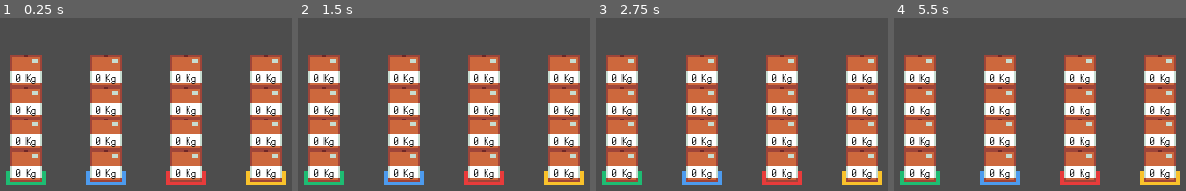
Above: before the commit, frames 1-4 (left to right).
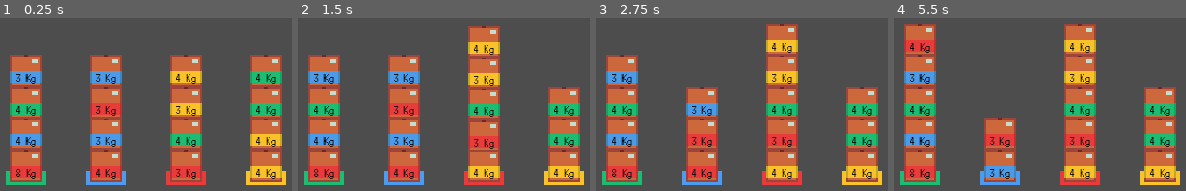
Above: after the commit, the same moments.

Repository: IzaakSantana/market-solutions-game
Game: Godot game, scene res://scenes/levels/level_01.tscn
Same seed, same stepped clock (60 frames per second), same inputs: the game is played once before the commit and once after it. The project has no main scene, so this scene is started directly.
Inputs (mouse positions are in pixels of both pictures, inside the frame that each line leads up to):
- Up to frame 1 (0.25 s): no input
- Up to frame 2 (1.5 s): tap Enter at 0.5 s; move the mouse to (563, 165) at 0.52 s; press the mouse at (563, 165) at 0.53 s; tap Space at 1.25 s; move the mouse to (484, 165) at 1.27 s; release the mouse at (484, 165) at 1.28 s; click (484, 165) at 1.35 s
- Up to frame 3 (2.75 s): tap Enter at 2 s; move the mouse to (701, 165) at 2.02 s; press the mouse at (701, 165) at 2.03 s
- Up to frame 4 (5.5 s): tap Space at 2.75, 4.25 s; move the mouse to (920, 133) at 2.77 s; release the mouse at (920, 133) at 2.78 s; click (920, 133) at 2.85 s; tap Enter at 3.5 s; move the mouse to (920, 102) at 3.52 s; press the mouse at (920, 102) at 3.53 s; move the mouse to (920, 71) at 4.27 s; release the mouse at (920, 71) at 4.28 s; click (920, 71) at 4.35 s; move the mouse to (999, 133) at 5.02 s; press the mouse at (999, 133) at 5.03 s

The runs differ from the first frame. In frame 1, 12% of the frame differs, in the area x 3-97%, y 30-93%; in frame 2, 16%; in frame 3, 17%; in frame 4, 20%, in the area x 3-97%, y 3-93%.

Commit message:
Main game funcionality working
Now the game detects when all the boxes are organized by color.
It still can't detect the right order based on weight

Diff:
--- a/scenes/levels/level_01.tscn
+++ b/scenes/levels/level_01.tscn
@@ -1,10 +1,13 @@
-[gd_scene load_steps=4 format=3 uid="uid://doasfjrxgkcb7"]
+[gd_scene load_steps=6 format=3 uid="uid://doasfjrxgkcb7"]
 
 [ext_resource type="PackedScene" uid="uid://dqlaha5akt0u1" path="res://scenes/objetcs/Level_01/sample_box.tscn" id="1_n0ioo"]
+[ext_resource type="Script" path="res://scripts/level_01/game_logic.gd" id="1_rlwcb"]
 [ext_resource type="PackedScene" uid="uid://h2m12s5inyax" path="res://scenes/objetcs/Level_01/marker.tscn" id="2_m75eq"]
 [ext_resource type="PackedScene" uid="uid://3j8t6m122468" path="res://scenes/objetcs/Level_01/physics_floor.tscn" id="3_l1vsm"]
+[ext_resource type="PackedScene" uid="uid://drxmtd0d6xurm" path="res://scenes/objetcs/Level_01/world_border.tscn" id="4_i4woa"]
 
 [node name="Main" type="Node"]
+script = ExtResource("1_rlwcb")
 
 [node name="Box" parent="." instance=ExtResource("1_n0ioo")]
 position = Vector2(220, 141)
@@ -59,21 +62,36 @@
 modulate = Color(0.117647, 0.737255, 0.45098, 1)
 z_index = -1
 position = Vector2(100, 141)
+color = "green"
 
 [node name="BlueMarker" parent="." instance=ExtResource("2_m75eq")]
 modulate = Color(0.301961, 0.607843, 0.933333, 1)
 z_index = -1
 position = Vector2(140, 141)
+color = "blue"
 
 [node name="RedMarker" parent="." instance=ExtResource("2_m75eq")]
 modulate = Color(0.909804, 0.231373, 0.231373, 1)
 z_index = -1
 position = Vector2(180, 141)
+color = "red"
 
 [node name="YellowMarker" parent="." instance=ExtResource("2_m75eq")]
 modulate = Color(0.976471, 0.760784, 0.168627, 1)
 z_index = -1
 position = Vector2(220, 141)
+color = "yellow"
 
 [node name="PhysicsFloor" parent="." instance=ExtResource("3_l1vsm")]
-position = Vector2(0, 151)
+position = Vector2(0, 1)
+metadata/_edit_horizontal_guides_ = [31.0]
+
+[node name="BoxRespawn" type="Marker2D" parent="."]
+position = Vector2(41, 93)
+
+[node name="WorldBorder" parent="." instance=ExtResource("4_i4woa")]
+
+[connection signal="boxes_ordered" from="GreenMarker" to="." method="_on_boxes_ordered"]
+[connection signal="boxes_ordered" from="BlueMarker" to="." method="_on_boxes_ordered"]
+[connection signal="boxes_ordered" from="RedMarker" to="." method="_on_boxes_ordered"]
+[connection signal="boxes_ordered" from="YellowMarker" to="." method="_on_boxes_ordered"]
--- a/scenes/objetcs/Level_01/marker.tscn
+++ b/scenes/objetcs/Level_01/marker.tscn
@@ -4,7 +4,7 @@
 [ext_resource type="Script" path="res://scripts/level_01/objects/marker.gd" id="1_mlo6q"]
 
 [sub_resource type="RectangleShape2D" id="RectangleShape2D_xm0in"]
-size = Vector2(32, 128)
+size = Vector2(40, 138)
 
 [node name="Marker" type="Node2D" groups=["markers"]]
 script = ExtResource("1_mlo6q")
@@ -15,7 +15,7 @@
 [node name="Area" type="Area2D" parent="."]
 
 [node name="CollisionShape2D" type="CollisionShape2D" parent="Area"]
-position = Vector2(0, -24)
+position = Vector2(0, -24.5)
 scale = Vector2(0.5, 0.5)
 shape = SubResource("RectangleShape2D_xm0in")
 
--- a/scenes/objetcs/Level_01/physics_floor.tscn
+++ b/scenes/objetcs/Level_01/physics_floor.tscn
@@ -1,10 +1,31 @@
-[gd_scene load_steps=2 format=3 uid="uid://3j8t6m122468"]
+[gd_scene load_steps=3 format=3 uid="uid://3j8t6m122468"]
 
 [sub_resource type="RectangleShape2D" id="RectangleShape2D_ddrpj"]
-size = Vector2(320, 4)
+size = Vector2(320, 32)
+
+[sub_resource type="WorldBoundaryShape2D" id="WorldBoundaryShape2D_rb5oy"]
+normal = Vector2(1, 0)
 
 [node name="PhysicsFloor" type="StaticBody2D"]
 
 [node name="CollisionShape2D" type="CollisionShape2D" parent="."]
-position = Vector2(160, 0)
+position = Vector2(160, 164)
 shape = SubResource("RectangleShape2D_ddrpj")
+
+[node name="CollisionShape2D2" type="CollisionShape2D" parent="."]
+visible = false
+position = Vector2(-2, 91)
+rotation = -0.00105962
+shape = SubResource("WorldBoundaryShape2D_rb5oy")
+
+[node name="CollisionShape2D3" type="CollisionShape2D" parent="."]
+visible = false
+position = Vector2(158, -2)
+rotation = 1.56986
+shape = SubResource("WorldBoundaryShape2D_rb5oy")
+
+[node name="CollisionShape2D4" type="CollisionShape2D" parent="."]
+visible = false
+position = Vector2(323, 91)
+rotation = 3.14361
+shape = SubResource("WorldBoundaryShape2D_rb5oy")
--- a/scenes/objetcs/Level_01/sample_box.tscn
+++ b/scenes/objetcs/Level_01/sample_box.tscn
@@ -1,6 +1,6 @@
 [gd_scene load_steps=6 format=3 uid="uid://dqlaha5akt0u1"]
 
-[ext_resource type="Script" path="res://scripts/objects/box_holder.gd" id="2_3o6ba"]
+[ext_resource type="Script" path="res://scripts/level_01/objects/box_holder.gd" id="1_qr42y"]
 [ext_resource type="Texture2D" uid="uid://bgokv70rfvg0t" path="res://assets/sprites/box.png" id="2_kvq4s"]
 [ext_resource type="Texture2D" uid="uid://docxe4j7sq2cw" path="res://assets/sprites/box_marker.png" id="3_847lx"]
 [ext_resource type="Texture2D" uid="uid://2vawfmbs6lyc" path="res://assets/sprites/alert.png" id="4_b1ru4"]
@@ -8,10 +8,11 @@
 [sub_resource type="RectangleShape2D" id="RectangleShape2D_k4m7v"]
 size = Vector2(16, 16)
 
-[node name="Box" type="RigidBody2D"]
+[node name="Box" type="RigidBody2D" groups=["boxes"]]
 input_pickable = true
 lock_rotation = true
-script = ExtResource("2_3o6ba")
+freeze_mode = 1
+script = ExtResource("1_qr42y")
 
 [node name="Sprite" type="Sprite2D" parent="."]
 texture_filter = 1
@@ -40,5 +41,9 @@
 visible = false
 shape = SubResource("RectangleShape2D_k4m7v")
 
+[node name="VisibleOnScreenNotifier2D" type="VisibleOnScreenNotifier2D" parent="."]
+scale = Vector2(0.8, 0.8)
+
 [connection signal="mouse_entered" from="." to="." method="_on_mouse_entered"]
 [connection signal="mouse_exited" from="." to="." method="_on_mouse_exited"]
+[connection signal="screen_exited" from="VisibleOnScreenNotifier2D" to="." method="_on_screen_exited"]
--- /dev/null
+++ b/scripts/level_01/game_logic.gd
@@ -0,0 +1,30 @@
+extends Node
+
+var boxes = []
+var markers = []
+
+func _ready():
+	boxes = get_tree().get_nodes_in_group("boxes")
+	markers = get_tree().get_nodes_in_group("markers")
+
+	for marker in markers:
+		marker.boxes_ordered.connect(_on_boxes_ordered)
+
+
+func _process(delta):
+	pass
+
+
+func _on_boxes_ordered():
+	print('boxes ordered')
+	if markers.all(check_markers):
+		boxes.any(paint_boxes)
+
+
+func paint_boxes(box):
+	print("painting boxes")
+	box.get_node("Marker").modulate = Color(1, 1, 1)
+
+
+func check_markers(marker):
+	return marker.has_right_boxes
--- a/scripts/level_01/objects/box_holder.gd
+++ b/scripts/level_01/objects/box_holder.gd
@@ -3,23 +3,36 @@
 var number_generator = RandomNumberGenerator.new()
 var min_weight = 3
 var max_weight = 4
-@export var weight = number_generator.randi_range(min_weight, max_weight)
+
 var mouse_in = false
 var being_held = false
+var change_state = false
+var stopped = true
 var box_respawn_pos: Vector2
+var new_pos: Vector2
+var random_color_data = {}
+
+@export var weight = number_generator.randi_range(min_weight, max_weight)
+@export var color = "white"
 
 func _ready():
-	$Marker.modulate = GlobalVariables.random_box_color()
+	random_color_data = GlobalVariables.random_box_color()
+	color = random_color_data.name
+	$Marker.modulate = random_color_data.color
 	$Weight.text = str(weight) + " Kg"
 	box_respawn_pos = get_node("../BoxRespawn").position
+	mass = weight
 
 
-# Called every frame. 'delta' is the elapsed time since the previous frame.
+
 func _process(delta):
+
 	if Input.is_action_pressed('left_click') and mouse_in:
 
 		if can_hold_box():
 			freeze = true
+			collision_layer = 2
+			z_index = 1
 			GlobalVariables.box_held = true
 			being_held = true
 
@@ -29,11 +42,21 @@
 			position = get_global_mouse_position()
 
 	if Input.is_action_just_released("left_click"):
-
 		freeze = false
+		collision_layer = 1
+		z_index = 0
 		GlobalVariables.box_held = false
 		being_held = false
+
+
 		pointing_cursor()
+
+
+func _integrate_forces(state):
+	if change_state:
+		state.transform = Transform2D(0.0, new_pos)
+		change_state = false
+
 
 
 func defult_cursor():
@@ -62,7 +85,7 @@
 	defult_cursor()
 
 
-#func _on_screen_exited():
-#	freeze = true
-#	position = box_respawn_pos
-#	freeze = false
+func _on_screen_exited():
+	new_pos.x = box_respawn_pos.x
+	new_pos.y = box_respawn_pos.y
+	change_state = true
--- a/scripts/level_01/objects/marker.gd
+++ b/scripts/level_01/objects/marker.gd
@@ -1,11 +1,40 @@
 extends Node2D
 
+signal boxes_ordered
 
-# Called when the node enters the scene tree for the first time.
-func _ready():
-	pass # Replace with function body.
+@export var color = "white"
+var boxes = []
+var has_right_boxes = false
+var check_var = true
 
 
-# Called every frame. 'delta' is the elapsed time since the previous frame.
 func _process(delta):
-	pass
+	if check_var and has_right_boxes:
+		boxes_ordered.emit()
+		check_var = false
+
+
+func _on_body_entered(body):
+	if body.is_in_group("boxes") and boxes.size() < 4:
+
+		boxes.append(body)
+		body.new_pos.x = global_position.x
+		body.new_pos.y = body.global_position.y
+		body.change_state = true
+
+	if boxes.size() == 4:
+
+		has_right_boxes = boxes.all(check_boxes)
+
+
+
+func _on_body_exited(body):
+	boxes.erase(body)
+
+	if has_right_boxes:
+		has_right_boxes = false
+
+
+func check_boxes(box):
+
+	return box.color == color
--- a/utils/global_variables.gd
+++ b/utils/global_variables.gd
@@ -31,10 +31,10 @@
 
 var box_setup = {
 	colors = [
-		colors.blue,
-		colors.red,
-		colors.green,
-		colors.yellow
+		{name = "blue", color = colors.blue},
+		{name = "red" , color = colors.red},
+		{name = "green", color = colors.green},
+		{name = "yellow", color =colors.yellow}
 	],
 	colors_to_use = []
 }
@@ -42,9 +42,9 @@
 
 func random_box_color():
 
-	var color = box_setup.colors_to_use.pop_front()
+	var color_data = box_setup.colors_to_use.pop_front()
 
-	return color
+	return color_data
 
 
 func _randomize_box_colors():
